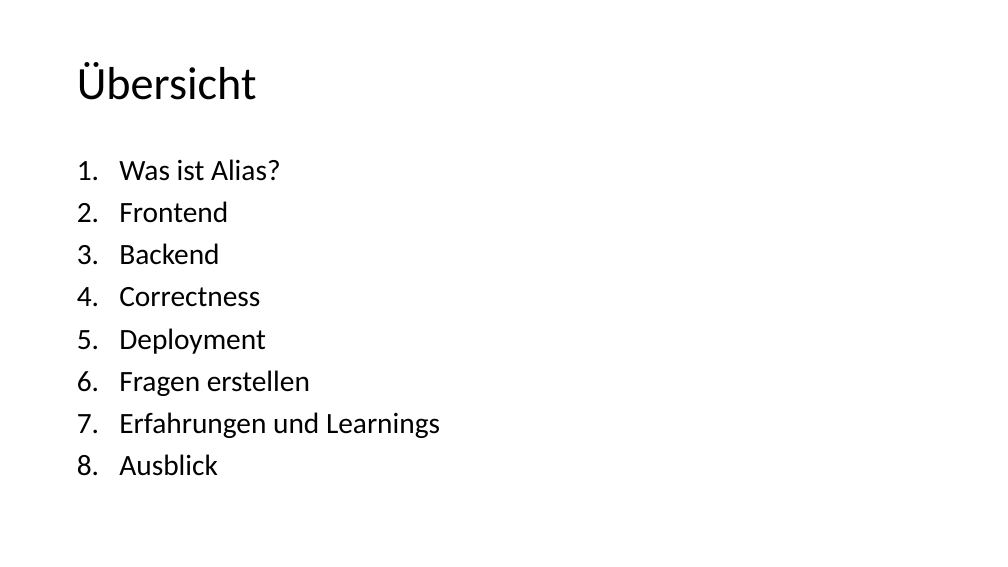
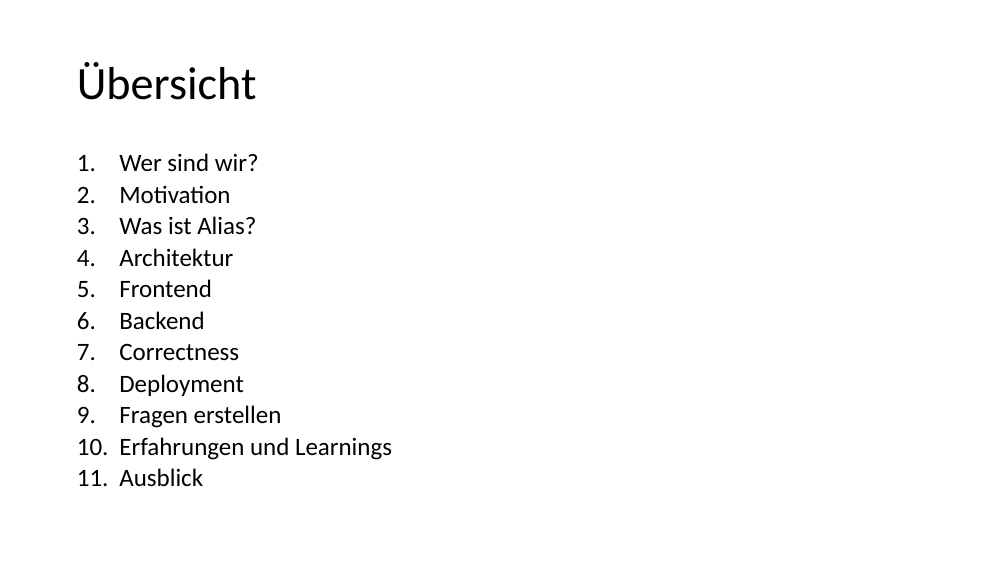
Before and after one commit to patsab/Alias_Learning, a slide deck: slide 2 of PowerPoint/Alias_Präsentation.pptx. Drawn at 1008x567 pixels with LibreOffice and Linux fonts; fonts in the diff are those of the drawing; background and template pictures are left out. Boxes give left, top, right and bottom in pixels: in the first picture for what was removed or moved away, otherwise in the second. Text is boxed around its words. In the diff, an @@ line names an element or a change of style, - is before the commit and + after.

```diff
--- a/PowerPoint/Alias_Präsentation.pptx
+++ b/PowerPoint/Alias_Präsentation.pptx
@@ text at (119,153,259,203): paragraphs added @@
+1. Wer sind wir?
+2. Motivation
@@ text at (119,216,392,487): size 28 to 23.8 pt in "Was ist Alias?", "Frontend", "Backend", "Correctness" and 4 more places; line spacing 0.9 to 0.7 @@
@@ text at (119,248,233,266): paragraph added @@
+4. Architektur
```
Also in this commit, not shown: 7 other slides changed, 6 slides added, 1 slide removed, 2 other files.
